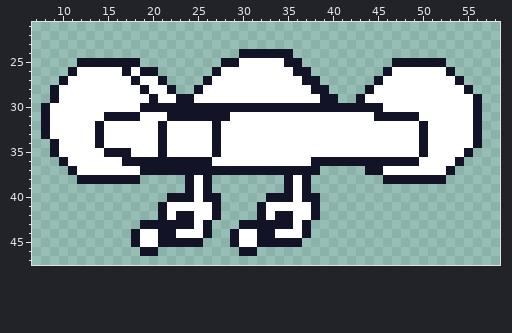
Edited in one commit: pixel-art sprite (assets/enemies/easy/front_left.png). Above: the version before the commit.
The file is 64x64 pixels. Shown: x 7..58, y 21..47.
New version:
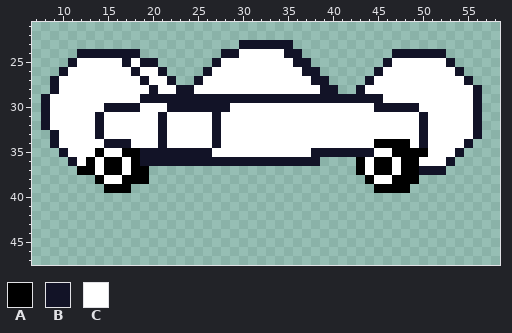
Palette (. is transparent): A #000000  B #121327  C #ffffff
From old to new:
The edit adds colour A in row 37 at x 43; in row 38 at x 19 and 44; in row 39 at x 15 to 17 and 45 to 48.
Colour B gives way to colour A in row 35 at x 17 and 50; in row 36 at x 18, 43, 45 to 46 and 48 to 49; in row 37 at x 19 and 45; in row 38 at x 14, 17 to 18 and 47 to 49.
Colour C gives way to colour A in row 34 at x 45 to 48; in row 35 at x 14, 18 and 47 to 49; in row 36 at x 13 and 15 to 16; in row 37 at x 12 to 13, 15 to 16, 18, 46 and 48 to 49.
The edit adds colour B in row 23 at x 30 to 35; in row 24 at x 12 to 18, 28 to 29, 36 and 47 to 52; in row 25 at x 11, 19 to 20, 27, 37, 46 and 53; in row 26 at x 10, 21, 26, 38, 45 and 54; in row 27 at x 9, 22, 25, 39, 44 and 55; in row 28 at x 23 to 24, 40, 43 and 56.
The edit adds colour B in row 29 at x 8 and 41 to 42.
Colour C gives way to colour B in row 26 at x 18; in row 27 at x 19; in row 28 at x 20; in row 29 at x 19, 21 to 22, 25 to 38 and 44 to 45; in row 30 at x 15 to 18 and 46 to 49; in row 31 at x 14, 21 and 50.
Colour C gives way to colour B in row 33 at x 9; in row 34 at x 15 to 17 and 55; in row 35 at x 10, 19 to 20, 22 to 26, 38 to 44 and 54; in row 36 at x 11, 27 to 37 and 53; in row 37 at x 50 to 52.
The edit adds colour C in row 38 at x 45.
Colour B gives way to colour C in row 24 at x 30 to 34; in row 25 at x 12 to 16, 18, 28 to 29, 35 and 47 to 52; in row 26 at x 11, 17, 19 to 20, 27, 36, 46 and 53; in row 27 at x 10, 18, 21, 26, 37, 45 and 54; in row 28 at x 19, 22, 25, 38, 44 and 55; in row 29 at x 9.
Colour B gives way to colour C in row 30 at x 19 to 21 and 29 to 44; in row 31 at x 15 to 18, 22 to 26, 28 and 45 to 49; in row 34 at x 14; in row 35 at x 15 to 16 and 27; in row 36 at x 17, 44 and 47; in row 37 at x 44.
Colour B gives way to colour C in row 38 at x 15 to 16 and 46.
Colour B is gone in row 33 at x 8; in row 34 at x 56; in row 35 at x 9 and 55; in row 36 at x 10, 39 to 42 and 54; in row 37 at x 11, 20 to 38 and 53; in row 38 at x 12 to 13, 24, 26, 35, 37 and 50 to 52.
Colour B is gone in row 39 at x 24, 26, 35 and 37; in row 40 at x 22 to 24, 26 to 27, 33 to 35 and 37 to 38; in row 41 at x 21, 27, 32 and 38; in row 42 at x 21, 23 to 24, 27, 32, 34 to 35 and 38; in row 43 at x 19 to 24, 26, 30 to 35 and 37; in row 44 at x 18, 21 to 22, 26, 29, 32 to 33 and 37.
Colour B is gone in row 45 at x 18, 21 to 25, 29 and 32 to 36; in row 46 at x 19 to 20 and 30 to 31.
Colour C is gone in rows 38 to 40 at x 25 and 36; in row 41 at x 22 to 26 and 33 to 37; in row 42 at x 22, 25 to 26, 33 and 36 to 37; in row 43 at x 25 and 36; in row 44 at x 19 to 20, 23 to 25, 30 to 31 and 34 to 36; in row 45 at x 19 to 20 and 30 to 31.
Boxes around the changes in both pictures, in picture pixels (x1, y1, x2, y2):
changed: (41, 40, 482, 256)
